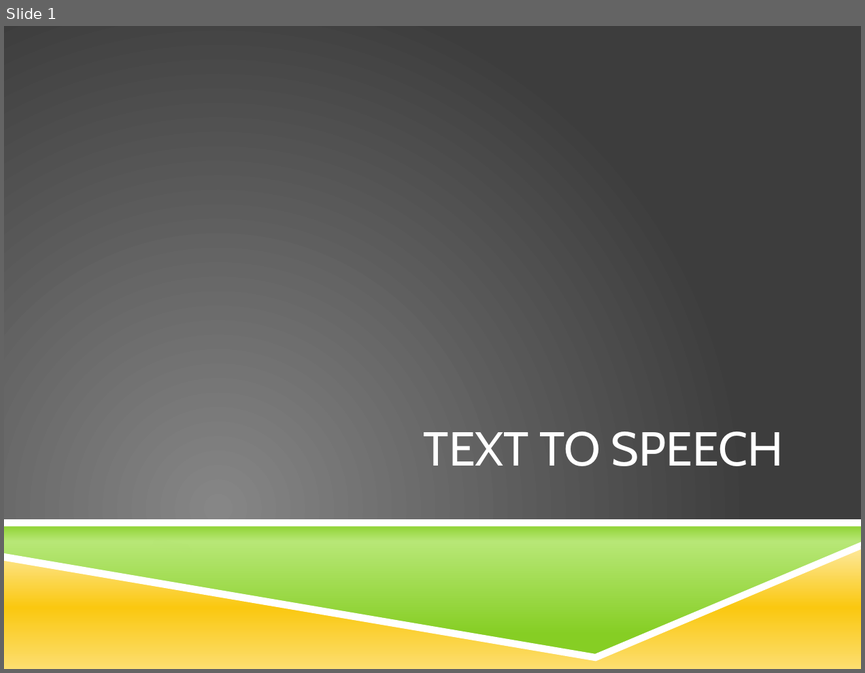
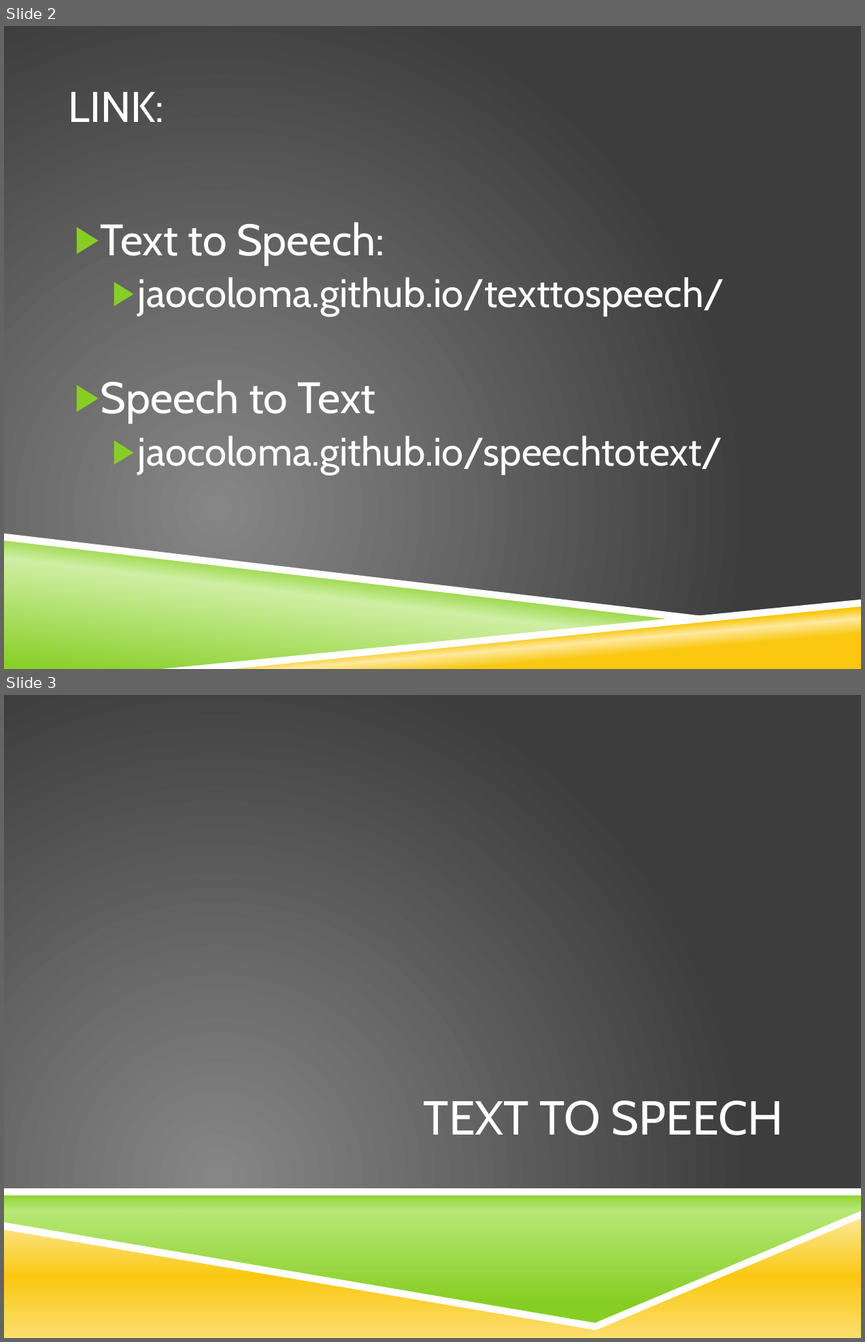
Before and after one commit to JaoColoma/jaocoloma.github.io, a slide deck: presentation.pptx. Shown one above the other, each under a label of ours: slide 1 before the commit, slides 2 and 3 after it. The pictures are 865x673 and 865x1342 pixels, drawn with LibreOffice and Linux fonts; fonts in the diff are those of the drawing; background and template pictures are left out. Boxes give left, top, right and bottom in pixels: in the first picture for what was removed or moved away, otherwise in the second. Text is boxed around its words. In the diff, an @@ line names an element or a change of style, - is before the commit and + after.

```diff
--- a/presentation.pptx
+++ b/presentation.pptx
@@ slide 2 added at box(4, 26, 861, 669), background picture (left out) @@
@@ title added at box(68, 92, 164, 122), 36 pt, text #FFFFFF @@
+LINK:
@@ text added at box(101, 222, 725, 474), 33.3 pt, text #FFFFFF @@
+▶ Text to Speech:
+  ▶ jaocoloma.github.io/texttospeech/
+▶ Speech to Text
+  ▶ jaocoloma.github.io/speechtotext/
@@ freeform shape added at box(4, 533, 717, 620), fill #FFFFFF @@
@@ freeform shape added at box(4, 537, 683, 669), fill gradient #86CE24 to #CFEFA4 @@
@@ freeform shape added at box(162, 599, 861, 669), fill #FFFFFF @@
@@ freeform shape added at box(173, 602, 861, 669), fill gradient #FAC810 to #FDE99F @@
@@ what was slide 1 is now slide 3 @@
```
Also in this commit, not shown: 1 slide changed, 5 other slides added.
